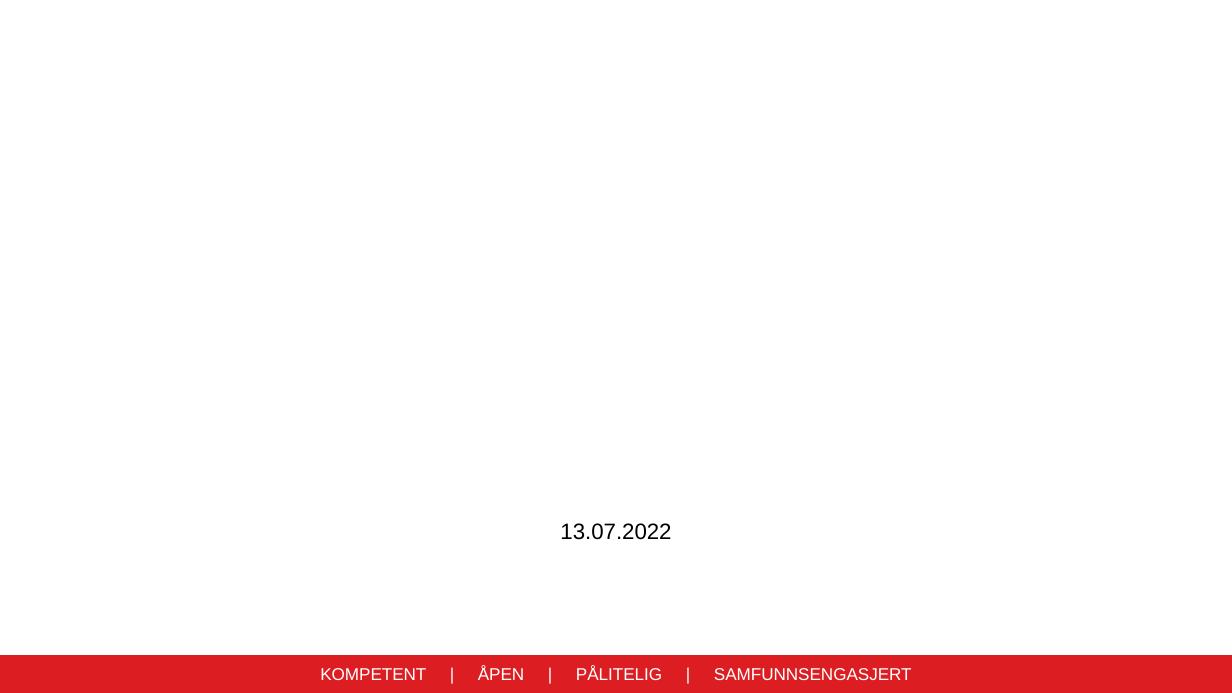
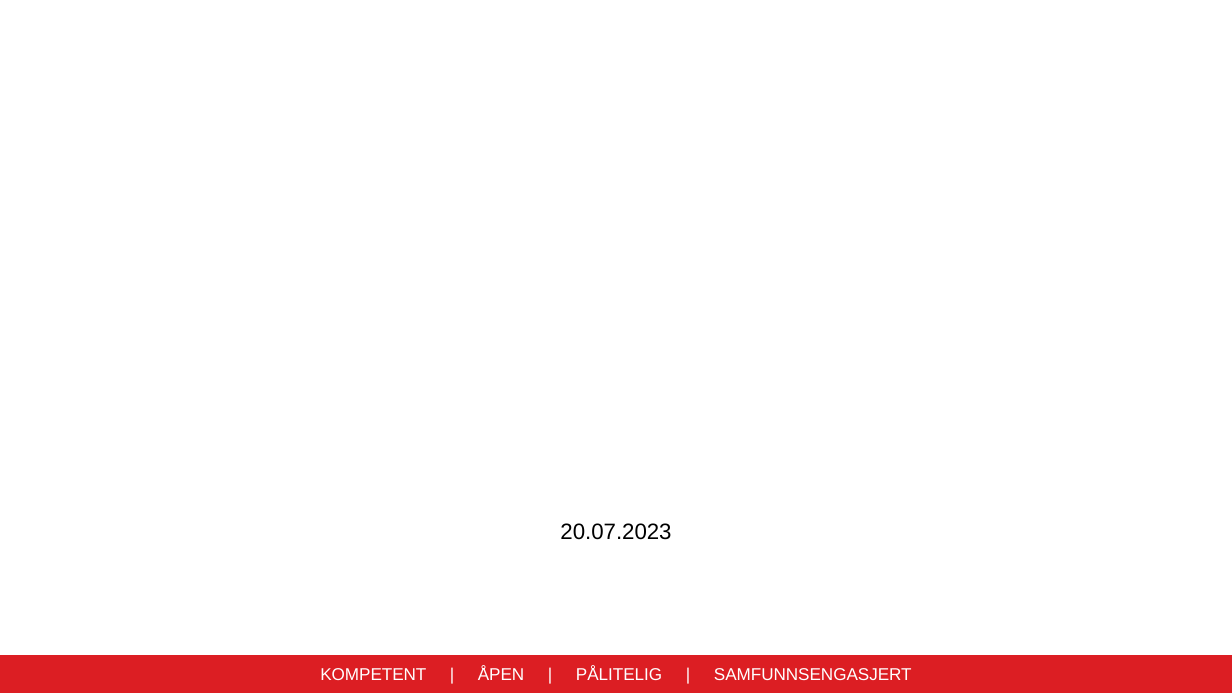
Before and after one commit to bergenkommune/logoer, a slide deck: slide 1 of PP_MAL_NORSK.pptx. Drawn at 1232x693 pixels with LibreOffice and Linux fonts; fonts in the diff are those of the drawing; background and template pictures are left out. Boxes give left, top, right and bottom in pixels: in the first picture for what was removed or moved away, otherwise in the second. Text is boxed around its words. In the diff, an @@ line names an element or a change of style, - is before the commit and + after.

```diff
--- a/PP_MAL_NORSK.pptx
+++ b/PP_MAL_NORSK.pptx
@@ text at <box>560,523,671,540</box>: text changed @@
-13.07.2022
+20.07.2023
```
Also in this commit, not shown: 2 slides added, 1 slide removed.
